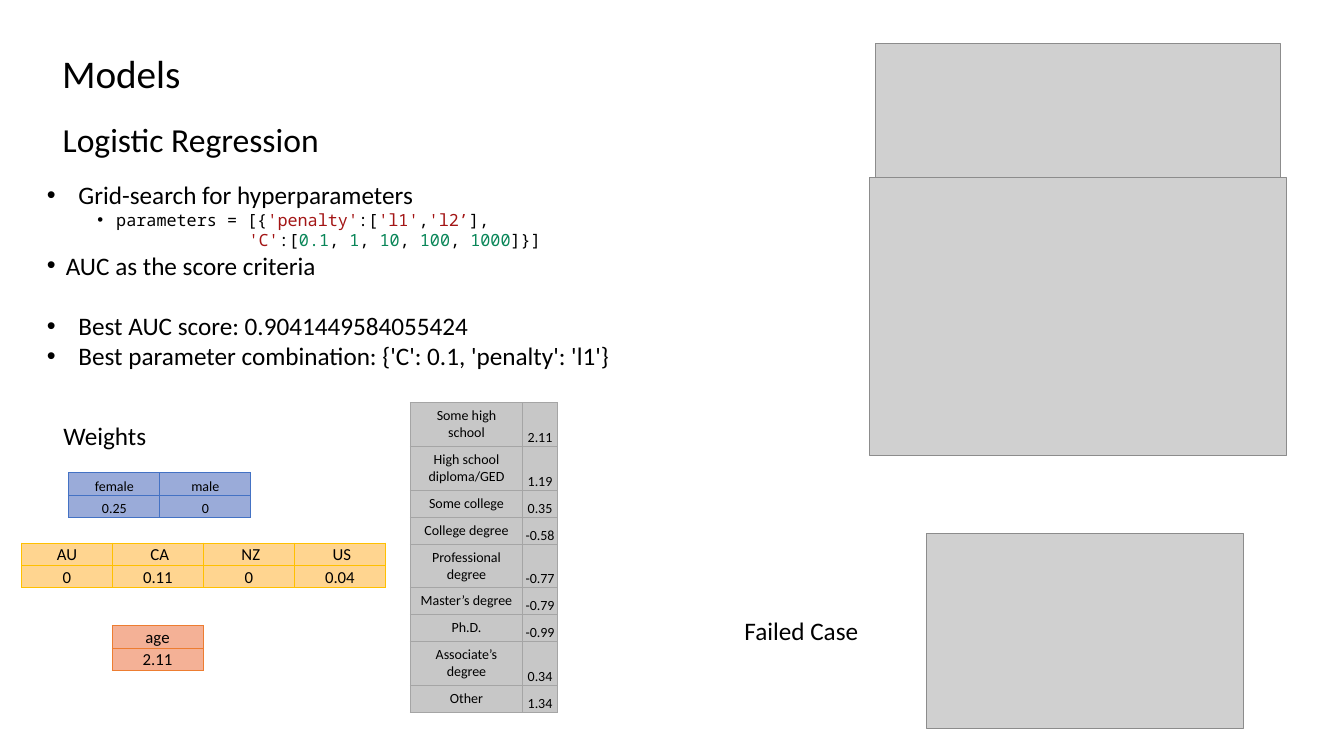
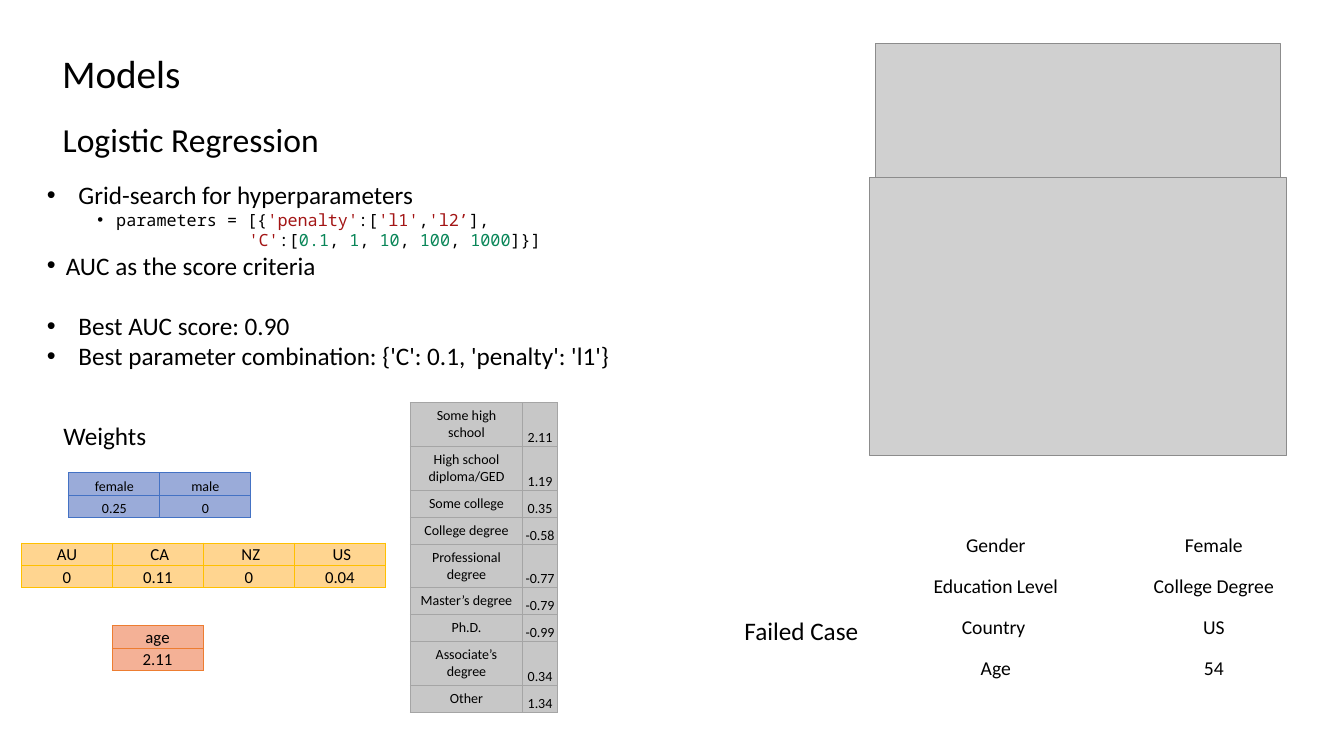
Before and after one commit to shaangao/cog-pred, a slide deck: slide 6 of Presentation.pptx. Drawn at 1344x756 pixels with LibreOffice and Linux fonts; fonts in the diff are those of the drawing; grey boxes stand for pictures. Boxes give left, top, right and bottom in pixels: in the first picture for what was removed or moved away, otherwise in the second. Text is boxed around its words. In the diff, an @@ line names an element or a change of style, - is before the commit and + after.

Commit message:
modify ppt

```diff
--- a/Presentation.pptx
+++ b/Presentation.pptx
@@ text at (x1=78, y1=318, x2=290, y2=336): text changed @@
-• Best AUC score: 0.9041449584055424
+• Best AUC score: 0.90
@@ table added at (x1=887, y1=529, x2=1324, y2=693), 4 rows, 2 columns @@
+Gender | Female
+Education Level | College Degree
+Country | US
+Age | 54
@@ picture removed at (x1=927, y1=533, x2=1244, y2=728) @@
```
Also in this commit, not shown: 1 other file.
